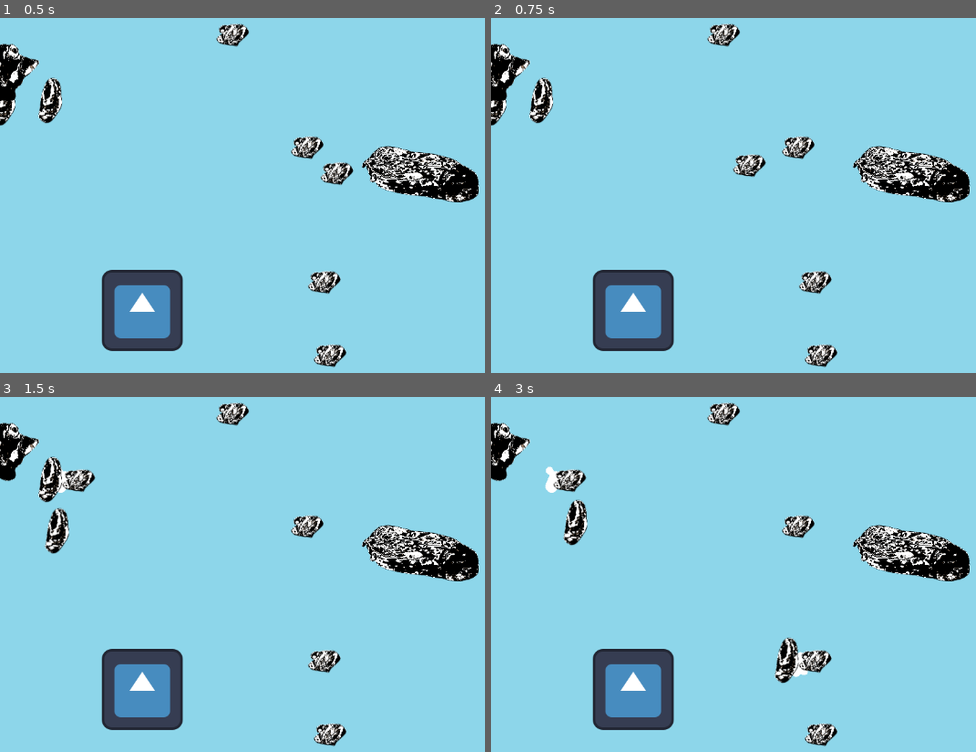
Above: before the commit, frames 1-4 (two rows, left to right).
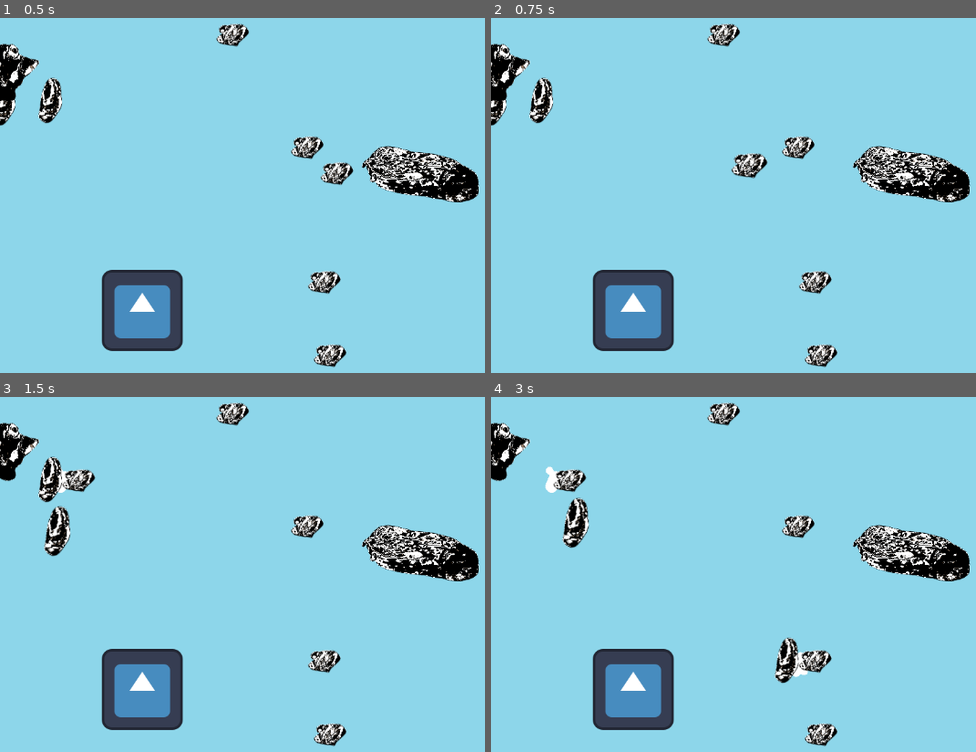
Above: after the commit, the same moments.

Repository: MxAshUp/ssjams23-godot
Game: Godot game, scene res://editor.tscn
Same seed, same stepped clock (60 frames per second), same inputs: the game is played once before the commit and once after it. The project has no main scene, so this scene is started directly. The engine's default icon, where the game draws it, is replaced by a stand-in: a white triangle on a blue panel in a dark square.
Inputs (mouse positions are in pixels of both pictures, inside the frame that each line leads up to):
- Up to frame 1 (0.5 s): no input
- Up to frame 2 (0.75 s): tap Enter at 0.5 s; drag from (825, 174) to (491, 99) at 0.52 s
- Up to frame 3 (1.5 s): drag from (0, 478) to (324, 663) at 1.27 s
- Up to frame 4 (3 s): tap Left (rotate_ccw) at 2.1 s; click (815, 663) at 2.17 s; tap Space at 2.75 s; drag from (539, 475) to (815, 663) at 2.77 s

Frame 1 is identical in both runs. In frame 2, 0.3% of the frame differs, in the area x 49-58%, y 38-46%; in frame 3, 0.4%, in the area x 9-15%, y 30-45%; in frame 4, 0.4%.

Commit message:
Scale when click, test out different col layers

Diff:
--- a/all_junk.gd
+++ b/all_junk.gd
@@ -13,4 +13,6 @@
 	var random_j = randi_range(0, len(get_children())-1)
 	var newSpriteWithShape = get_child(random_j).duplicate()
 	var junk_obj = Draggable.new(newSpriteWithShape)
+	if random_j == 0:
+		junk_obj.set_col_layer(2)
 	return junk_obj
--- a/draggable.gd
+++ b/draggable.gd
@@ -28,7 +28,15 @@
 
 	theSprite.position = Vector2(0,0)
 	theClickArea.position = Vector2(0,0)
+#	self.set_collision_layer_value(3, false)
+#	self.set_collision_mask_value(3, false)
+	set_col_layer(1)
 
+func set_col_layer(lay: int):
+	self.set_collision_layer(0)
+	self.set_collision_mask(0)
+	self.set_collision_layer_value(lay,true)
+	self.set_collision_mask_value(lay,true)
 
 # Called when the node enters the scene tree for the first time.
 func _ready():
@@ -77,6 +85,7 @@
 			needs_move = true
 
 		elif event is InputEventMouseButton && !event.pressed:
+			theSprite.scale = Vector2(1,1)
 			is_being_dragged = false
 			needs_move = false
 			set_process_input(false)
@@ -84,9 +93,8 @@
 func _on_area_2d_input_event(viewport, event, shape_idx):
 	# Check for a mouse button press on the object
 	if event is InputEventMouseButton:
-		print_debug("YO", event)
-
 		if !is_being_dragged && event.button_index == MOUSE_BUTTON_LEFT && event.pressed:
+			theSprite.scale = Vector2(1.1,1.1)
 			is_being_dragged = true
 			draw_click_offset = event.position - self.global_position
 			set_process_input(true)
